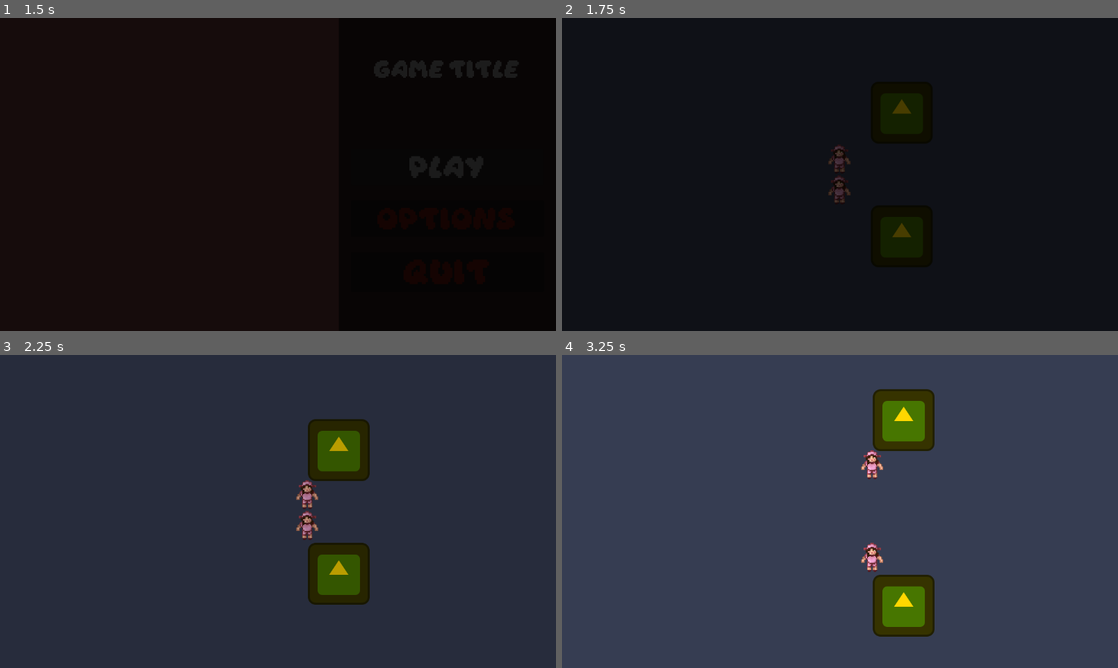
Above: before the commit, frames 1-4 (two rows, left to right).
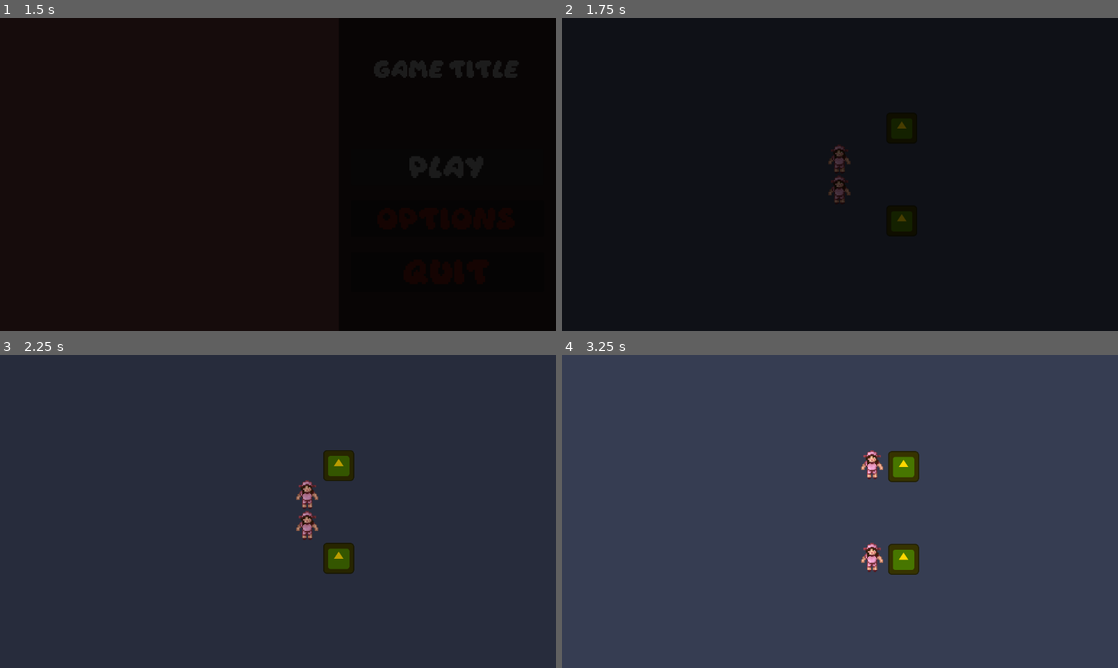
Above: after the commit, the same moments.

Repository: Vlad-935/Reflective-Trust
Game: Godot game, scene res://scenes/root.tscn
Same seed, same stepped clock (60 frames per second), same inputs: the game is played once before the commit and once after it. The engine's default icon, where the game draws it, is replaced by a stand-in: a white triangle on a blue panel in a dark square.
Inputs:
- Up to frame 1 (1.5 s): click "Play" at 0.5 s; click "Play" at 1.25 s
- Up to frame 2 (1.75 s): no input
- Up to frame 3 (2.25 s): tap Enter (ui_accept) at 2 s; hold D (move right) from 2.03 s (still down)
- Up to frame 4 (3.25 s): tap Enter (ui_accept) at 2.27, 3.02 s; release D (move right) at 2.78 s; hold S (move down) from 2.78 s (still down)

Frame 1 is identical in both runs. In frame 2, 0.2% of the frame differs, in the area x 59-63%, y 26-70%; in frame 3, 3.8%; in frame 4, 5.5%, in the area x 54-67%, y 10-90%.

Commit message:
Reduced moveable objeccts size

Diff:
--- a/reflective-trust/project.godot
+++ b/reflective-trust/project.godot
@@ -77,5 +77,4 @@
 
 [rendering]
 
-textures/canvas_textures/default_texture_filter=0
 rendering_device/driver.windows="d3d12"
--- a/reflective-trust/scenes/moveable_object.tscn
+++ b/reflective-trust/scenes/moveable_object.tscn
@@ -4,10 +4,10 @@
 [ext_resource type="Script" uid="uid://d0ow13ofspu1h" path="res://scripts/moveable_object.gd" id="1_sbsyn"]
 
 [sub_resource type="RectangleShape2D" id="RectangleShape2D_ijygm"]
-size = Vector2(64, 64)
+size = Vector2(32, 32)
 
 [sub_resource type="RectangleShape2D" id="RectangleShape2D_hjf4h"]
-size = Vector2(32, 32)
+size = Vector2(16, 16)
 
 [node name="Moveable_Object" type="StaticBody2D" unique_id=1409220653 groups=["moveable"]]
 collision_layer = 4
@@ -16,7 +16,7 @@
 
 [node name="Sprite2D" type="Sprite2D" parent="." unique_id=1984777450]
 modulate = Color(1, 0.84313726, 0, 1)
-scale = Vector2(0.5, 0.5)
+scale = Vector2(0.25, 0.25)
 texture = ExtResource("1_fygij")
 
 [node name="CollisionShape2D" type="CollisionShape2D" parent="." unique_id=1523430818]
--- a/reflective-trust/scripts/moveable_object.gd
+++ b/reflective-trust/scripts/moveable_object.gd
@@ -1,6 +1,6 @@
 extends StaticBody2D
 
-const INITIAL_POSITION = Vector2(64, 64)
+const INITIAL_POSITION = Vector2(64, 48)
 
 const STEP = 64
 const MOVE_DURATION = 0.3
